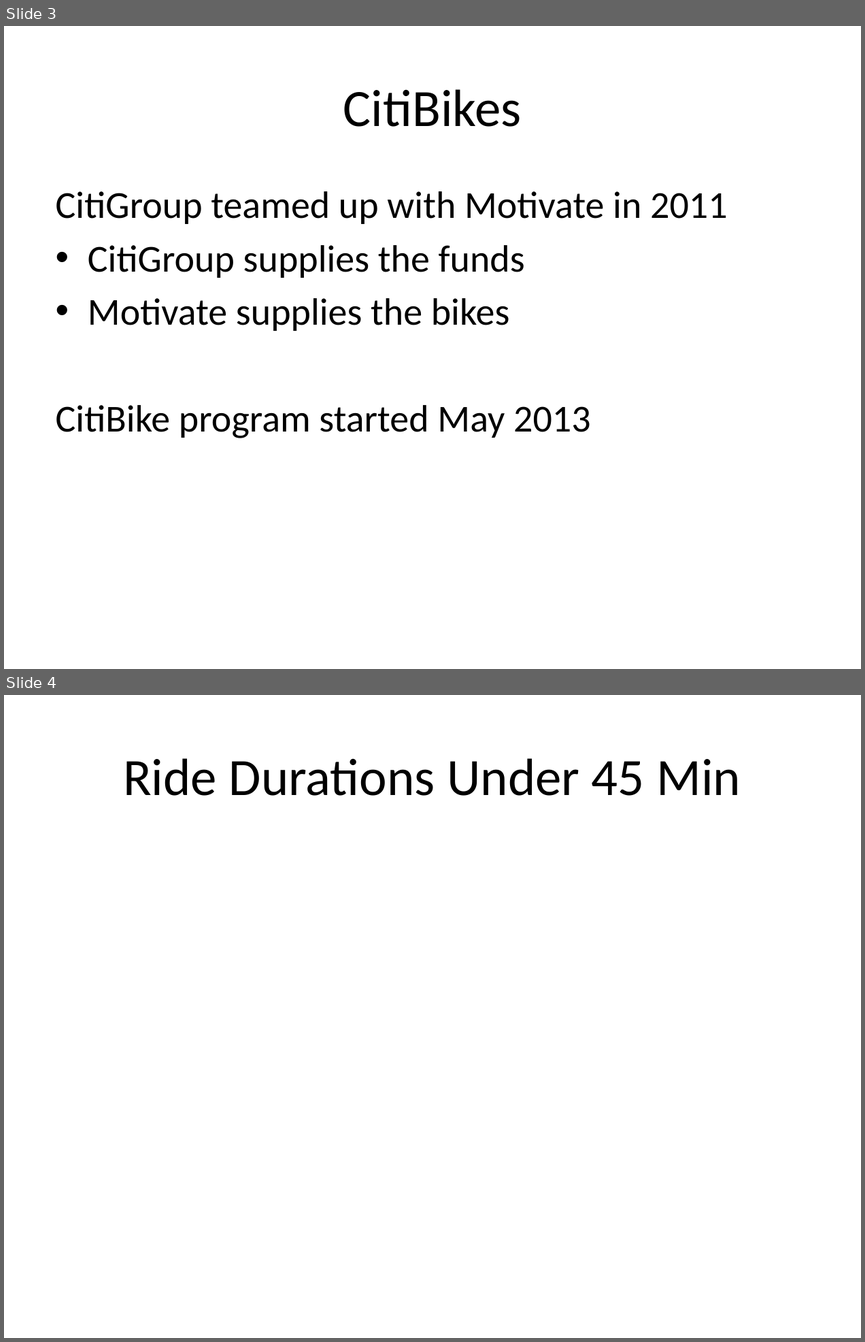
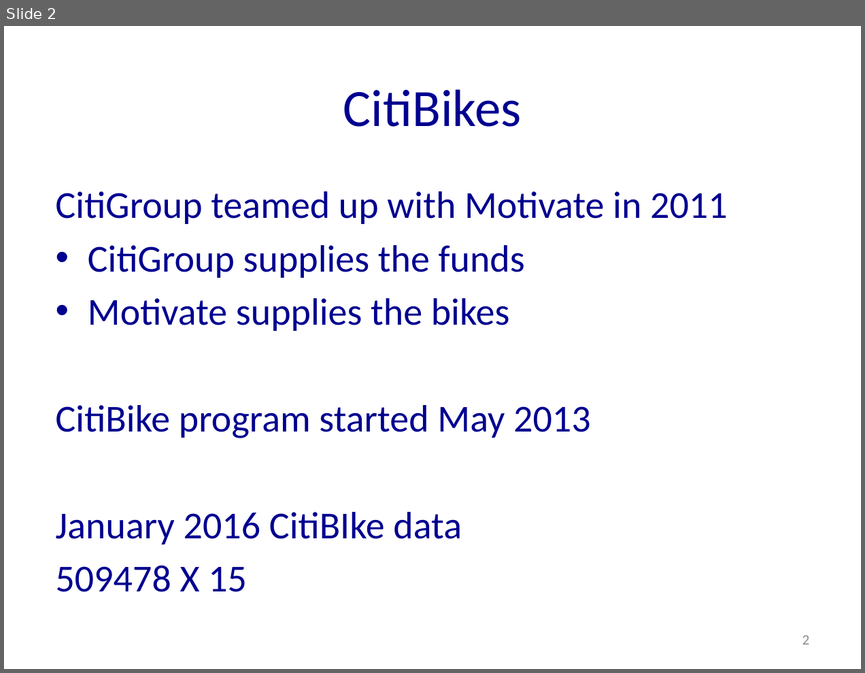
Before and after one commit to nycdatasci/bootcamp005_project, a slide deck: Project1-ExploreVis/Taraqur Rahman/CitiBike_Presentation.pptx. Shown one above the other, each under a label of ours: slides 3 and 4 before the commit, slide 2 after it. The pictures are 865x1342 and 865x673 pixels, drawn with LibreOffice and Linux fonts; fonts in the diff are those of the drawing. Boxes give left, top, right and bottom in pixels: in the first picture for what was removed or moved away, otherwise in the second. Text is boxed around its words. In the diff, an @@ line names an element or a change of style, - is before the commit and + after.

```diff
--- a/Project1-ExploreVis/Taraqur Rahman/CitiBike_Presentation.pptx
+++ b/Project1-ExploreVis/Taraqur Rahman/CitiBike_Presentation.pptx
@@ slide 4 removed at (4, 695, 861, 1338), background #FFFFFF @@
@@ title removed at (123, 758, 740, 796) @@
-Ride Durations Under 45 Min
@@ what was slide 3 is now slide 2 @@
@@ slide 2 changed as well @@
@@ title "CitiBikes" at (343, 89, 521, 127): text colour #000000 to #000090 @@
@@ text at (56, 191, 728, 438): text colour #000000 to #000090 in "CitiGroup teamed up with Motivate in 2011", "CitiGroup supplies the funds", "Motivate supplies the bikes", "CitiBike program started May 2013" @@
@@ text at (56, 512, 462, 592): paragraphs added @@
+January 2016 CitiBIke data
+509478 X 15
@@ page number added at (802, 635, 810, 644), 12 pt, text #8C8C8C @@
+2
```
Also in this commit, not shown: 1 other slide changed, 7 slides added, 5 other slides removed, 1 other file.
